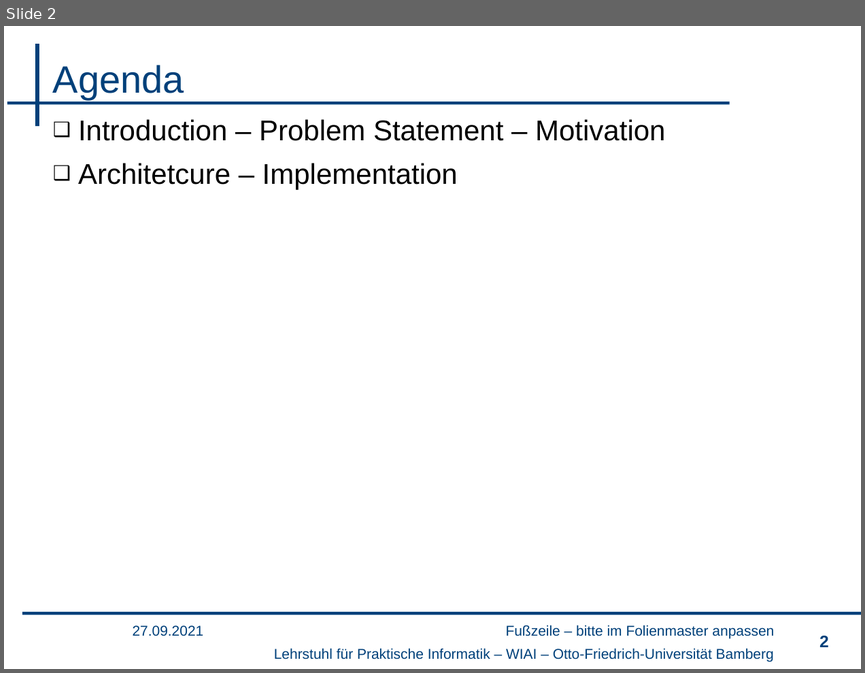
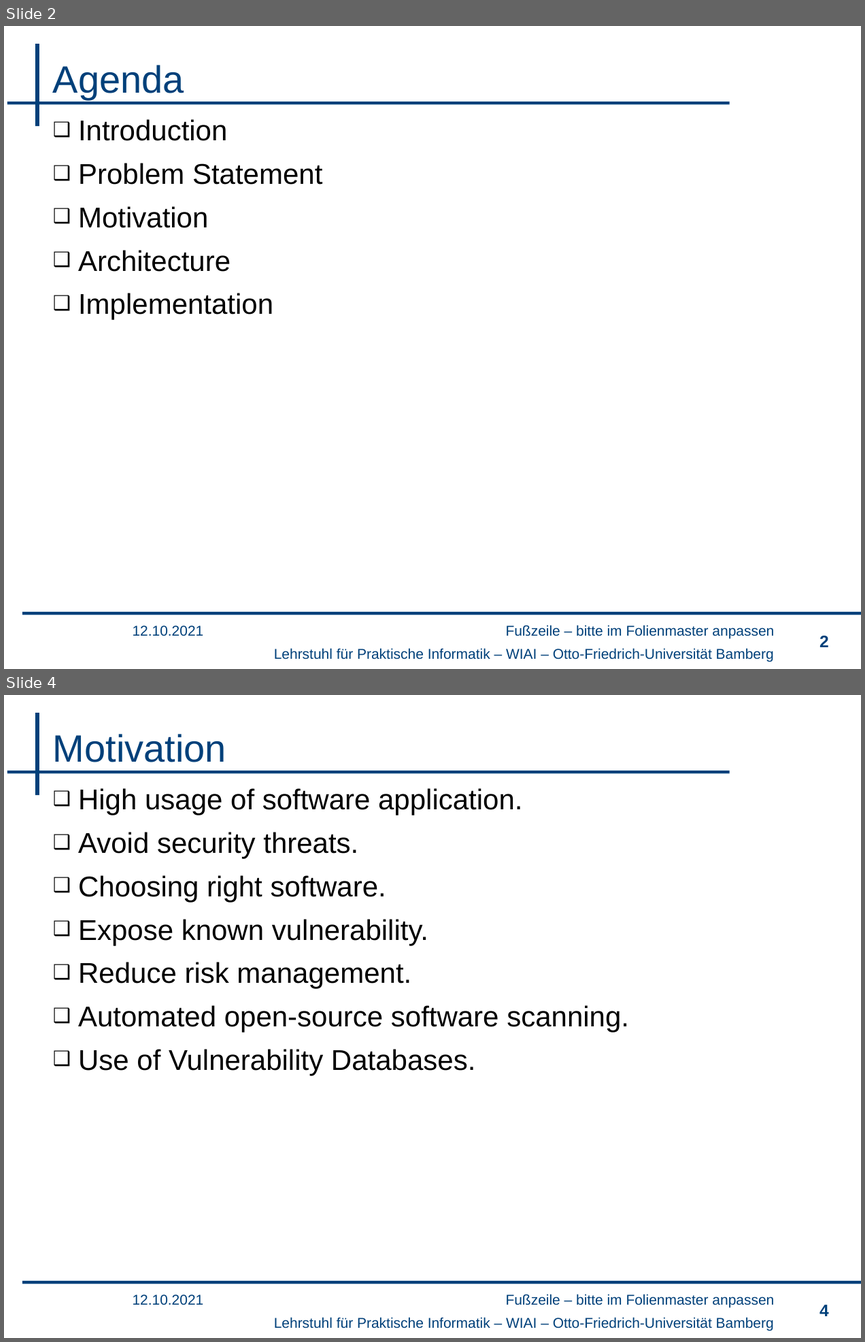
Before and after one commit to rhari26/thesis, a slide deck: Open-Source Software Discovery and Vulnerability Analysis.pptx. Shown one above the other, each under a label of ours: slide 2 before the commit, slides 2 and 4 after it; the slides between them are not shown. The pictures are 865x673 and 865x1342 pixels, drawn with LibreOffice and Linux fonts; fonts in the diff are those of the drawing; background and template pictures are left out. Boxes give left, top, right and bottom in pixels: in the first picture for what was removed or moved away, otherwise in the second. Text is boxed around its words. In the diff, an @@ line names an element or a change of style, - is before the commit and + after.

```diff
--- a/Open-Source Software Discovery and Vulnerability Analysis.pptx
+++ b/Open-Source Software Discovery and Vulnerability Analysis.pptx
@@ slide 4 added at box(4, 695, 861, 1338), background #FFFFFF; not listed: 5 template elements that a slide beside it also shows @@
@@ title added at box(53, 734, 226, 762), 32 pt, text #00407A @@
+Motivation
@@ text added at box(78, 788, 629, 1076), 24 pt, text #000000 @@
+❑ High usage of software application.
+❑ Avoid security threats.
+❑ Choosing right software.
+❑ Expose known vulnerability.
+❑ Reduce risk management.
+❑ Automated open-source software scanning.
+❑ Use of Vulnerability Databases.
@@ text added at box(133, 1294, 204, 1305), 12 pt, text #00407A @@
+12.10.2021
@@ page number added at box(819, 1304, 829, 1316), 14 pt, text #00407A @@
+4
@@ slide 2 changed as well @@
@@ text at box(78, 119, 322, 320): text changed @@
-❑ Introduction – Problem Statement – Motivation
-❑ Architetcure – Implementation
+❑ Introduction
+❑ Problem Statement
+❑ Motivation
+❑ Architecture
+❑ Implementation
@@ text at box(133, 625, 204, 636): text changed @@
-27.09.2021
+12.10.2021
```
Also in this commit, not shown: 1 other slide changed, 10 other slides added.
